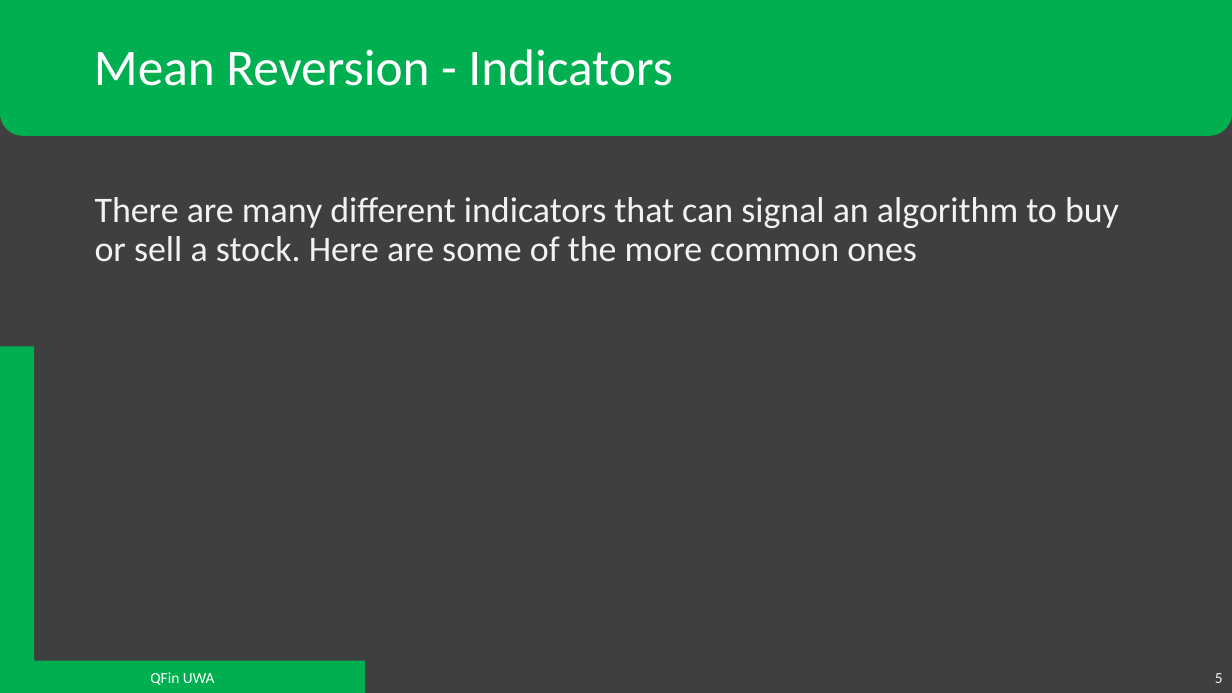
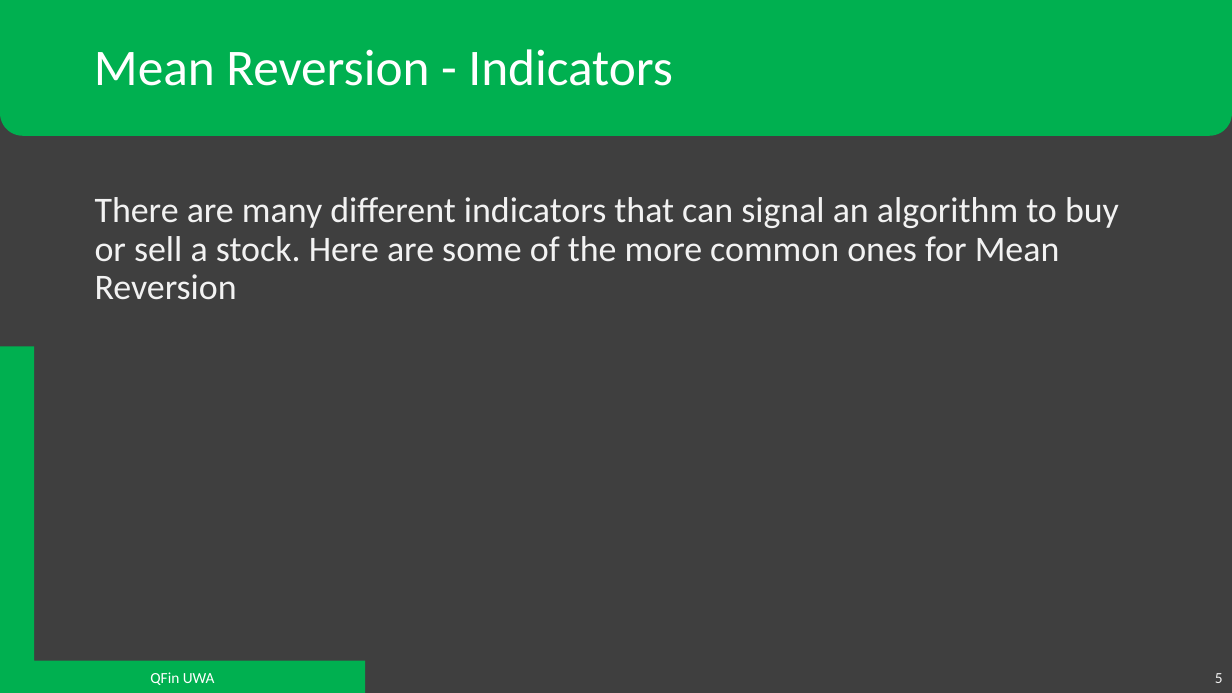
Before and after one commit to QFinUWA/Mean-Reversion-Trading-Team-Project-Semester-1-2022, a slide deck: slide 5 of Mean Reversion - Project Semester 1 2022.pptx. Drawn at 1232x693 pixels with LibreOffice and Linux fonts; fonts in the diff are those of the drawing. Boxes give left, top, right and bottom in pixels: in the first picture for what was removed or moved away, otherwise in the second. Text is boxed around its words. In the diff, an @@ line names an element or a change of style, - is before the commit and + after.

```diff
--- a/Mean Reversion - Project Semester 1 2022.pptx
+++ b/Mean Reversion - Project Semester 1 2022.pptx
@@ text at (95, 197, 1119, 300): text changed @@
-There are many different indicators that can signal an algorithm to buy or sell a stock. Here are some of the more common ones
+There are many different indicators that can signal an algorithm to buy or sell a stock. Here are some of the more common ones for Mean Reversion
```
Also in this commit, not shown: 3 other slides changed, 1 slide added, 1 other file.
